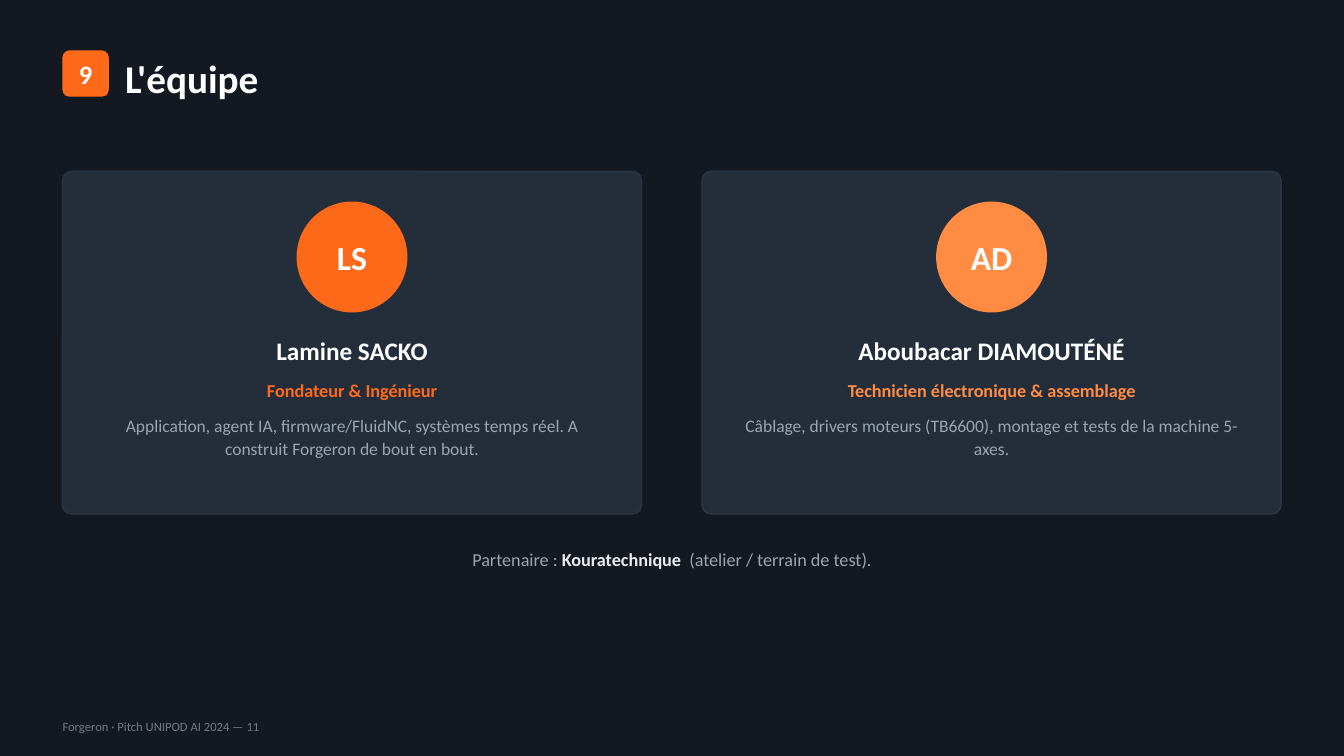
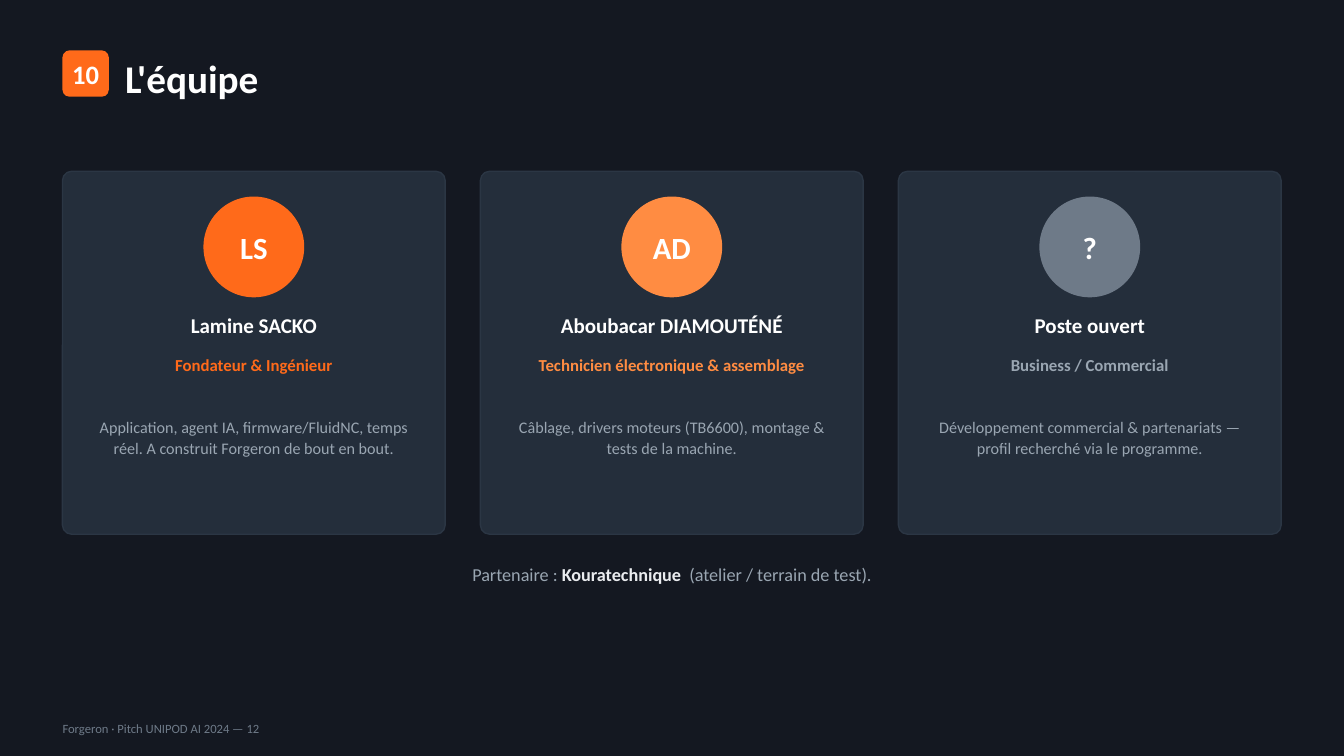
Before and after one commit to professeurp2/forgeron, a slide deck: slide 12 of scratch/Forgeron_Pitch_Deck.pptx (slide 11 before the commit). Drawn at 1344x756 pixels with LibreOffice and Linux fonts; fonts in the diff are those of the drawing. Boxes give left, top, right and bottom in pixels: in the first picture for what was removed or moved away, otherwise in the second. Text is boxed around its words. In the diff, an @@ line names an element or a change of style, - is before the commit and + after.

```diff
--- a/scratch/Forgeron_Pitch_Deck.pptx
+++ b/scratch/Forgeron_Pitch_Deck.pptx
@@ text in rounded rectangle at box(72, 66, 99, 84): text changed @@
-9
+10
@@ rounded rectangle: place and size @@
-rounded rectangle at box(63, 171, 642, 514)
+rounded rectangle at box(63, 171, 446, 534)
@@ rounded rectangle at box(63, 171, 446, 534): proportions changed @@
@@ rounded rectangle at box(481, 171, 864, 534): proportions changed @@
@@ rounded rectangle: place and size @@
-rounded rectangle at box(702, 171, 1281, 514)
+rounded rectangle at box(481, 171, 864, 534)
@@ rounded rectangle added at box(898, 171, 1281, 534), fill #242E3B, outline #2B3644 1 pt @@
@@ text "LS": place and size @@
-text "LS" at box(337, 248, 367, 271)
+text "LS" at box(240, 239, 268, 259)
@@ text "LS" at box(240, 239, 268, 259): size 24 to 22 pt @@
@@ ellipse: place and size @@
-ellipse at box(296, 202, 407, 313)
+ellipse at box(204, 197, 304, 297)
@@ text "AD" at box(653, 239, 691, 259): size 24 to 22 pt @@
@@ text "AD": place and size @@
-text "AD" at box(971, 248, 1013, 270)
+text "AD" at box(653, 239, 691, 259)
@@ ellipse: place and size @@
-ellipse at box(937, 202, 1048, 313)
+ellipse at box(622, 197, 723, 297)
@@ ellipse added at box(1040, 197, 1140, 297), fill #6E7A88 @@
@@ text added at box(1040, 197, 1140, 297), 22 pt, text #FFFFFF, bold @@
+?
@@ text "Lamine SACKO": place and size @@
-text "Lamine SACKO" at box(276, 342, 428, 360)
+text "Lamine SACKO" at box(191, 318, 317, 333)
@@ text "Lamine SACKO" at box(191, 318, 317, 333): size 18 to 15 pt; vertical alignment middle to top @@
@@ text "Aboubacar DIAMOUTÉNÉ" at box(561, 315, 782, 333): size 18 to 15 pt; vertical alignment middle to top @@
@@ text "Aboubacar DIAMOUTÉNÉ": place and size @@
-text "Aboubacar DIAMOUTÉNÉ" at box(858, 339, 1125, 360)
+text "Aboubacar DIAMOUTÉNÉ" at box(561, 315, 782, 333)
@@ text added at box(1035, 319, 1145, 333), 15 pt, text #FFFFFF, bold @@
+Poste ouvert
@@ text "Fondateur & Ingénieur": place and size @@
-text "Fondateur & Ingénieur" at box(267, 384, 438, 400)
+text "Fondateur & Ingénieur" at box(175, 359, 332, 374)
@@ text "Fondateur & Ingénieur" at box(175, 359, 332, 374): size 13 to 12 pt; vertical alignment middle to top @@
@@ text "Technicien électronique & assemblage" at box(539, 359, 804, 374): size 13 to 12 pt; vertical alignment middle to top @@
@@ text "Technicien électronique & assemblage": place and size @@
-text "Technicien électronique & assemblage" at box(848, 384, 1135, 400)
+text "Technicien électronique & assemblage" at box(539, 359, 804, 374)
@@ text added at box(1011, 359, 1169, 371), 12 pt, text #9AA6B2, bold @@
+Business / Commercial
@@ text at box(100, 422, 408, 457): text changed; size 12.5 to 11.5 pt @@
-Application, agent IA, firmware/FluidNC, systèmes temps réel. A construit Forgeron de bout en bout.
+Application, agent IA, firmware/FluidNC, temps réel. A construit Forgeron de bout en bout.
@@ text at box(519, 421, 810, 454): text changed; size 12.5 to 11.5 pt @@
-Câblage, drivers moteurs (TB6600), montage et tests de la machine 5-axes.
+Câblage, drivers moteurs (TB6600), montage & tests de la machine.
@@ text added at box(939, 422, 1222, 457), 11.5 pt, text #9AA6B2 @@
+Développement commercial & partenariats — profil recherché via le programme.
@@ text "Partenaire : Kouratechnique (atelier / ...": place and size @@
-text "Partenaire : Kouratechnique (atelier / ..." at box(472, 553, 872, 569)
+text "Partenaire : Kouratechnique (atelier / ..." at box(472, 568, 872, 584)
@@ text at box(63, 724, 260, 735): text changed @@
-Forgeron · Pitch UNIPOD AI 2024 — 11
+Forgeron · Pitch UNIPOD AI 2024 — 12
```
Also in this commit, not shown: 7 other slides changed, 2 slides added, 1 slide removed, 1 other file.
